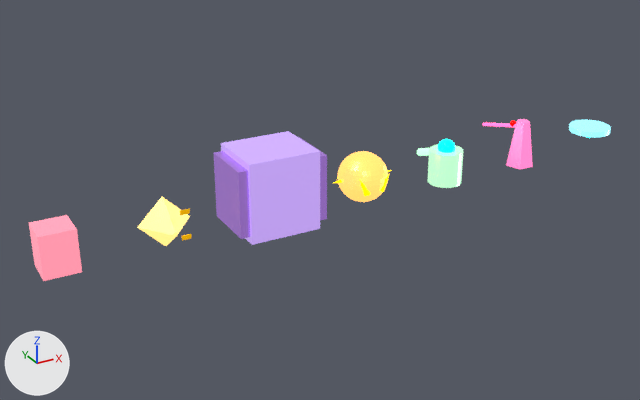
One commit to the glTF model public/assets/neon_survivor/enemies.glb: the scene before it, then after it.
The view is the same before and after, from a 50 mm camera at (0.47, -13.76, 7.08) aimed at (8.28, 0.44, -0.02). The axes (+X, +Y, +Z) are drawn at lower left. The lights are the same throughout. The picture after the commit comes second. Where no turn or scale is listed for an object, it has been applied to the vertices.

Script lines for the objects in view, before the commit:
```python
ob_enemy_drone_001 = bpy.data.objects.new('Enemy_Drone.001', me_cylinder_041)
ob_enemy_drone_001.location = (15.0, 0.0, 0.5)
ob_enemy_exploder = bpy.data.objects.new('Enemy_Exploder', me_sphere_030)
ob_enemy_exploder.location = (9.0, 0.0, 0.5)
ob_enemy_fast = bpy.data.objects.new('Enemy_Fast', me_cone_023)
ob_enemy_fast.location = (5.0, 0.0, 0.3)
ob_enemy_grunt = bpy.data.objects.new('Enemy_Grunt', me_cube_092)
ob_enemy_grunt.location = (3.0, 0.0, 0.4)
ob_enemy_shooter = bpy.data.objects.new('Enemy_Shooter', me_cylinder_037)
ob_enemy_shooter.location = (11.0, 0.0, 0.35)
ob_enemy_sniper = bpy.data.objects.new('Enemy_Sniper', me_cone_030)
ob_enemy_sniper.location = (13.0, 0.0, 0.5)
ob_enemy_tank = bpy.data.objects.new('Enemy_Tank', me_cube_095)
ob_enemy_tank.location = (7.0, 0.0, 0.7)
ob_shooterdome = bpy.data.objects.new('ShooterDome', me_sphere_032)
ob_shooterdome.location = (11.0, 0.0, 0.75)
ob_tankarmor = bpy.data.objects.new('TankArmor', me_cube_096)
ob_tankarmor.location = (7.0, 0.0, 0.7)
```
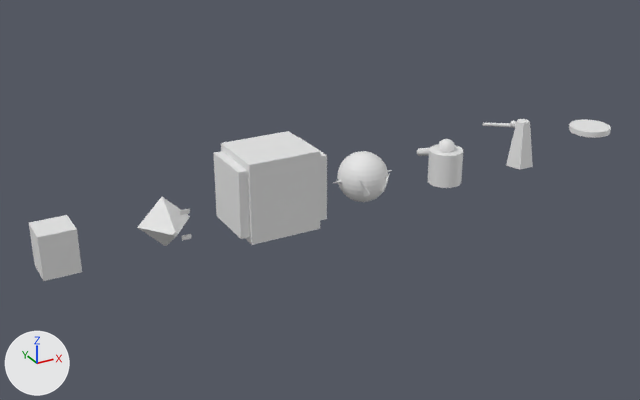
Location of each change, (x1, y1, x2, y2) in pixels of the pictures (640 x 400 px):
'Enemy_Tank', recoloured (purple to white)
    both: (221, 131, 320, 245)
'TankArmor', recoloured (purple to white)
    both: (213, 138, 327, 239)
'Enemy_Grunt', recoloured (pink to white)
    both: (29, 215, 82, 281)
'Enemy_Exploder', recoloured
    both: (337, 151, 388, 202)
'Enemy_Fast', recoloured (yellow to white)
    both: (137, 197, 190, 246)
'Enemy_Shooter', recoloured (green to white)
    both: (428, 145, 463, 188)
'Enemy_Sniper', recoloured (pink to white)
    both: (506, 119, 533, 169)
'Enemy_Drone.001', recoloured (cyan to white)
    both: (569, 120, 611, 138)
'ShooterDome', recoloured (cyan to white)
    both: (438, 139, 455, 153)

The change in detail:
me_cylinder_041 has 64 vertices, 124 faces and spans x -0.45..0.45, y -0.45..0.45, z -0.06..0.06.
me_cylinder_041 no longer uses material mat_dronemat_001 (cyan #95f3ff, glowing cyan #95f3ff).
me_sphere_030 has 482 vertices, 960 faces and spans x -0.5..0.5, y -0.5..0.5, z -0.5..0.5.
me_sphere_030 no longer uses material mat_explodermat (orange #ffb359, glowing orange #ffb359).
me_cone_023 has 8 vertices, 12 faces and spans x -0.5..0.5, y -0.3..0.3, z -0.5..0.5.
me_cone_023 no longer uses material mat_fastmat (yellow #ffda7c, glowing yellow #ffda7c).
me_cube_092 has 8 vertices, 12 faces and spans x -0.32..0.32, y -0.32..0.32, z -0.4..0.4.
me_cube_092 no longer uses material mat_gruntmat (pink #ff95aa, glowing pink #e78699).
me_cylinder_037 has 64 vertices, 124 faces and spans x -0.35..0.35, y -0.35..0.35, z -0.35..0.35.
me_cylinder_037 no longer uses material mat_shootermat (green #bcffcb, glowing green #aae7b8).
me_cone_030 has 10 vertices, 16 faces and spans x -0.285..0.285, y -0.243..0.3, z -0.5..0.5.
me_cone_030 no longer uses material mat_snipermat (pink #ff7cbc, glowing pink #ff7cbc).
me_cube_095 has 8 vertices, 12 faces and spans x -0.7..0.7, y -0.63..0.63, z -0.77..0.77.
me_cube_095 no longer uses material mat_tankmat (purple #cbaaff, glowing purple #a286cb).
me_sphere_032 has 482 vertices, 960 faces and spans x -0.18..0.18, y -0.18..0.18, z -0.18..0.18.
me_sphere_032 no longer uses material mat_shooterdome (cyan #00ffe7, glowing cyan #00ffe7).
me_cube_096 has 8 vertices, 12 faces and spans x -0.88..0.88, y -0.56..0.56, z -0.64..0.64.
me_cube_096 no longer uses material mat_tankarmor (purple #aa7cda, glowing purple #6f5090).
